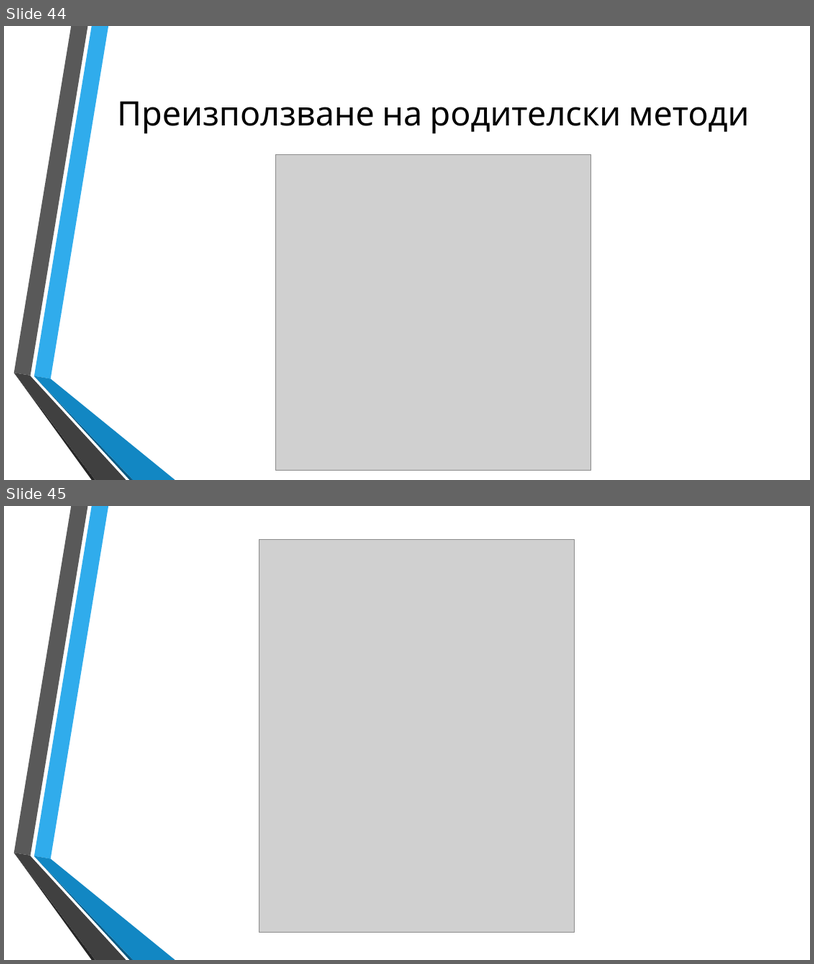
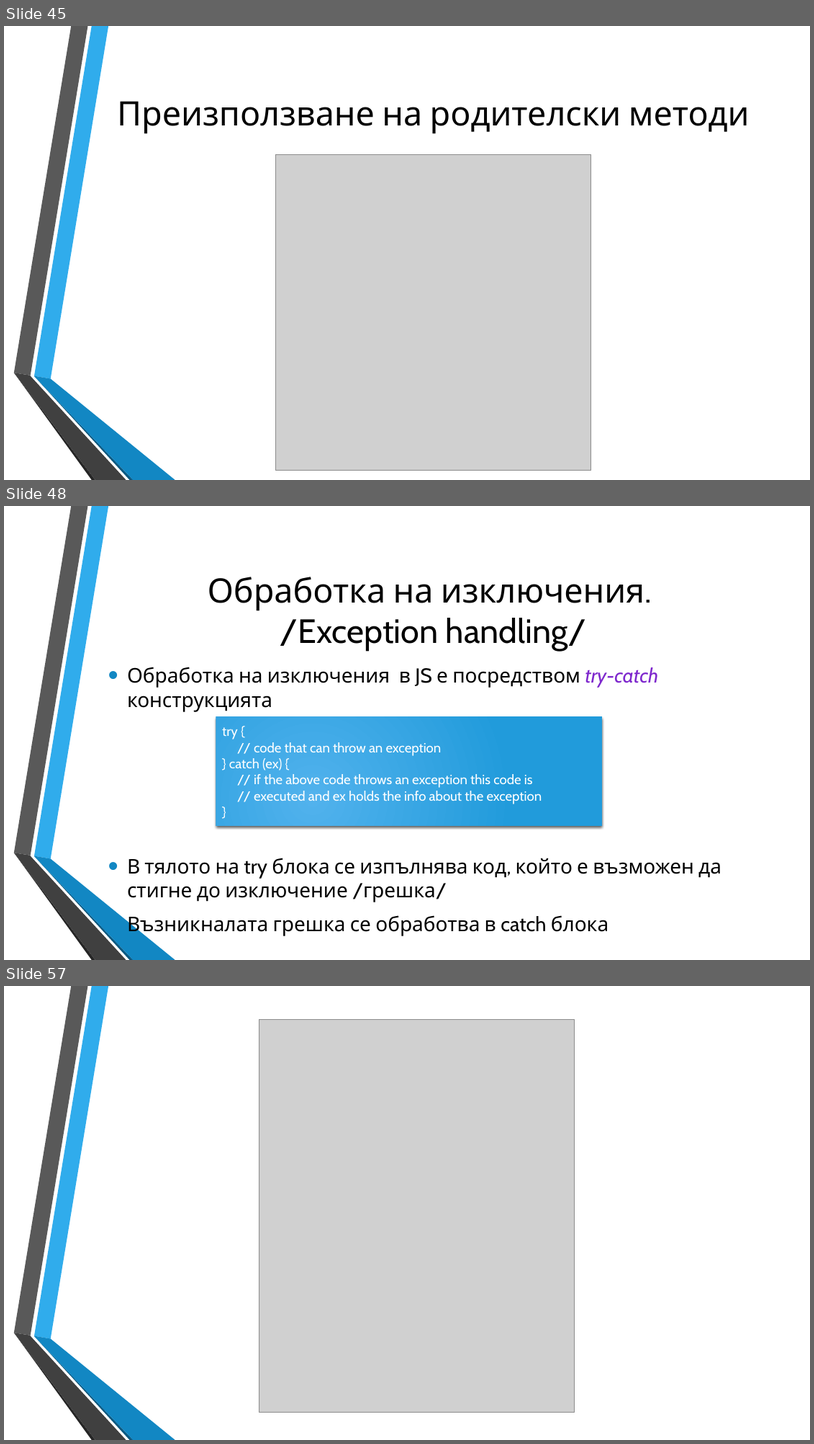
Before and after one commit to dnmitev/IT-Academy, a slide deck: JS Fundamentals/8.OOP/JS-OOP.pptx. Shown one above the other, each under a label of ours: slides 44 and 45 before the commit, slides 45, 48 and 57 after it; the slides between them are not shown. The pictures are 814x964 and 814x1444 pixels, drawn with LibreOffice and Linux fonts; fonts in the diff are those of the drawing; grey boxes stand for pictures; background and template pictures are left out. Boxes give left, top, right and bottom in pixels: in the first picture for what was removed or moved away, otherwise in the second. Text is boxed around its words. In the diff, an @@ line names an element or a change of style, - is before the commit and + after.

```diff
--- a/JS Fundamentals/8.OOP/JS-OOP.pptx
+++ b/JS Fundamentals/8.OOP/JS-OOP.pptx
@@ slide 48 added at <box>4,506,810,960</box>, background picture (left out); not listed: 6 template elements that a slide beside it also shows @@
@@ title added at <box>208,577,645,651</box>, 40 pt, text #000000 @@
+Обработка на изключения.
+/Exception handling/
@@ text added at <box>127,667,722,936</box>, 24 pt, text #000000 @@
+• Обработка на изключения в JS е посредством try-catch конструкцията
+• В тялото на try блока се изпълнява код, който е възможен да стигне до изключение /грешка/
+• Възникналата грешка се обработва в catch блока
@@ rectangle added at <box>216,716,603,826</box>, fill gradient #51B3ED to #219CDB, 16 pt, text #FFFFFF @@
+try {
+// code that can throw an exception
+} catch (ex) {
+// if the above code throws an exception this code is
+// executed and ex holds the info about the exception
+}
@@ what was slide 44 is now slide 45 @@
@@ what was slide 45 is now slide 57 @@
```
Also in this commit, not shown: 5 slides changed, 11 other slides added, 6 other files.
